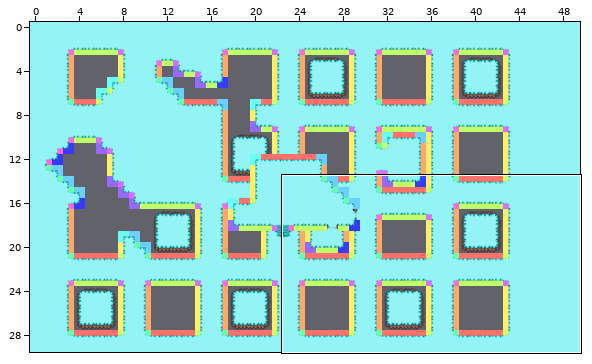
Tiled map -- GameSample_Contest/resources/Tiled_Project/test_map.tmx. The first picture is a wide view before the edit; the outline marks the close-up.
Close-up. First the earlier version:
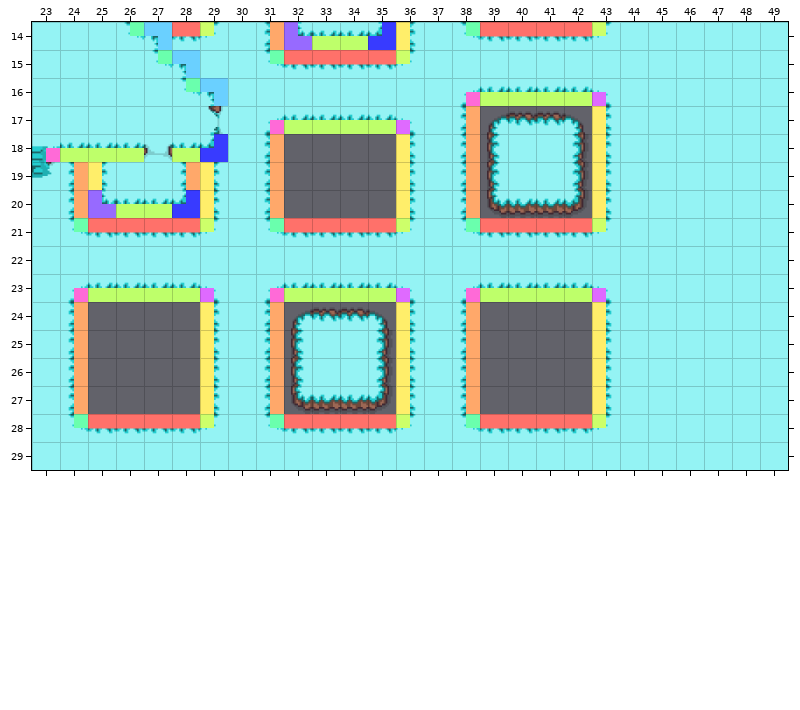
Cells are 64x64 px. Shown: x 23..49, y 14..29. The commit also changed other parts of the map, which this record leaves out.
And afterwards:
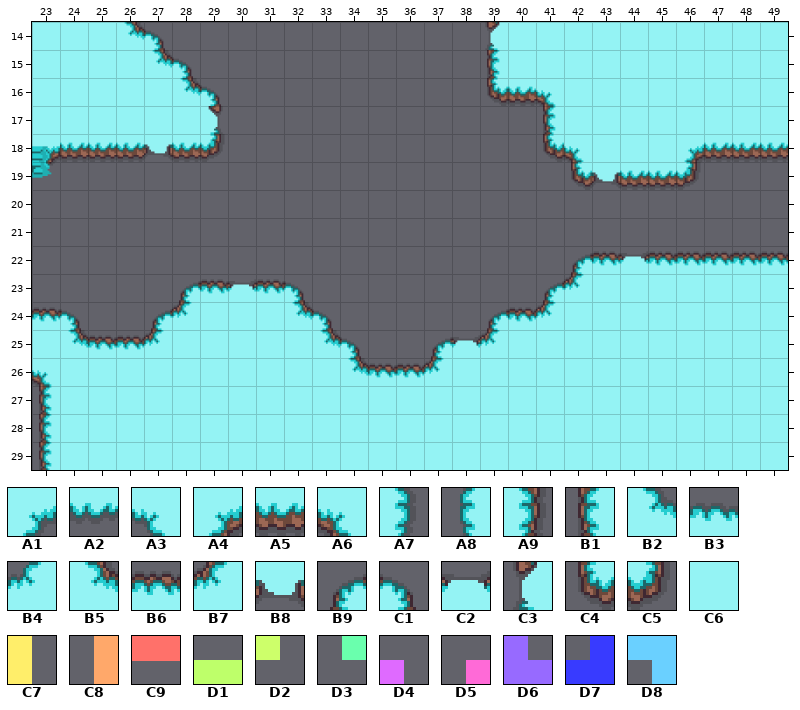
Key: from "Christmass_Grass": A1 0, A2 1, A3 2, A4 3, A5 4, A6 5, A7 8, A8 10, A9 11, B1 13, B2 16, B3 17, B4 18, B5 19, B6 20, B7 21, B8 22, B9 27, C1 28, C2 30, C3 31, C4 35, C5 36, C6 37; from "Collision_full": C7 0, C8 1, C9 2, D1 3, D2 4, D3 5, D4 6, D5 7, D6 8, D7 9, D8 11.
__ is an empty cell.
Tiles replaced or removed in this view: A1, A2, A3, A5, A7, A8, A9, B1, B2, B3, B4, B6, B9, C1, C4, C5, C6, C7, C8, C9, D1, D2, D3, D4, D5, D6, D7, D8.
Change:
Changed rows in their new state; .. is an unchanged cell.
Layer "mg":
first column x 23:
14 .. .. .. __ __ __ __ __ __ __ __ __ __ __ __ __ C3 C6 C6 C6 C6 .. .. .. .. .. ..
15 .. .. .. .. __ __ __ __ __ __ __ __ __ __ __ __ B1 .. .. .. .. .. .. .. .. .. ..
16 .. .. .. .. .. __ __ __ __ __ __ __ __ __ __ __ C4 A5 A6 C6 C6 .. .. .. .. .. ..
17 .. .. .. .. .. .. __ __ __ __ __ __ __ __ __ __ __ __ B1 C6 C6 .. .. .. .. .. ..
18 __ __ __ __ __ __ __ __ __ .. .. .. .. __ __ __ __ __ C4 A6 C6 .. .. A4 A5 A5 A5
19 __ __ __ __ __ __ __ __ __ .. .. .. .. __ __ __ __ __ __ C4 B8 A5 A5 C5 __ __ __
20 __ __ __ __ __ __ __ __ __ .. .. .. .. __ __ __ __ __ __ __ __ __ __ __ __ __ __
21 __ __ __ __ __ __ __ __ __ __ __ __ __ __ __ __ __ __ __ __ __ __ __ __ __ __ __
22 __ __ __ __ __ __ __ __ __ __ __ __ __ __ __ __ __ __ __ B9 B6 C2 B6 B6 B6 B6 B6
23 __ __ __ __ __ B9 B6 C2 B6 C1 __ __ __ __ __ __ __ __ B9 B7 C6 .. .. .. .. .. ..
24 B6 C1 .. .. B9 B7 C6 .. C6 B5 C1 __ __ __ __ __ B9 B6 B7 C6 C6 .. .. .. .. .. ..
25 .. B5 B6 B6 B7 C6 C6 .. C6 C6 B5 C1 __ __ B9 C2 B7 C6 C6 C6 C6 .. .. .. .. .. ..
26 A6 C6 C6 C6 C6 C6 C6 .. C6 C6 .. B5 B6 B6 B7 C6 C6 C6 C6 C6 C6 .. .. .. .. .. ..
27 B1 C6 C6 C6 C6 C6 C6 .. C6 C6 C6 C6 C6 C6 .. C6 C6 C6 C6 C6 C6 .. .. .. .. .. ..
28 B1 C6 C6 C6 C6 C6 C6 .. C6 C6 C6 C6 C6 C6 .. C6 C6 C6 C6 C6 C6 .. .. .. .. .. ..
29 B1 .. .. .. .. .. .. .. .. .. .. .. .. .. .. .. .. .. .. .. .. .. .. .. .. .. ..
Layer "collisions" (now hidden):
first column x 23:
14 .. .. .. __ __ __ __ .. __ __ __ __ __ __ .. __ __ __ __ __ __
15 .. .. .. .. __ __ .. .. __ __ __ __ __ __ .. .. .. .. .. .. ..
16 .. .. .. .. .. __ __ .. .. .. .. .. .. .. .. __ __ __ __ __ __
17 .. .. .. .. .. .. .. .. __ __ __ __ __ __ .. __ .. .. .. .. __
18 __ __ __ __ .. __ __ .. __ .. .. .. .. __ .. __ .. .. .. .. __
19 .. __ __ .. .. __ __ .. __ .. .. .. .. __ .. __ .. .. .. .. __
20 .. __ __ __ __ __ __ .. __ .. .. .. .. __ .. __ .. .. .. .. __
21 .. __ __ __ __ __ __ .. __ __ __ __ __ __ .. __ __ __ __ __ __
23 .. __ __ __ __ __ __ .. __ __ __ __ __ __ .. __ __ __ __ __ __
24 .. __ .. .. .. .. __ .. __ .. .. .. .. __ .. __ .. .. .. .. __
25 .. __ .. .. .. .. __ .. __ .. .. .. .. __ .. __ .. .. .. .. __
26 .. __ .. .. .. .. __ .. __ .. .. .. .. __ .. __ .. .. .. .. __
27 .. __ .. .. .. .. __ .. __ .. .. .. .. __ .. __ .. .. .. .. __
28 .. __ __ __ __ __ __ .. __ __ __ __ __ __ .. __ __ __ __ __ __
Boxes around the changes in both close-ups, in picture pixels (x1, y1, x2, y2):
changed: (32, 22, 788, 470)
